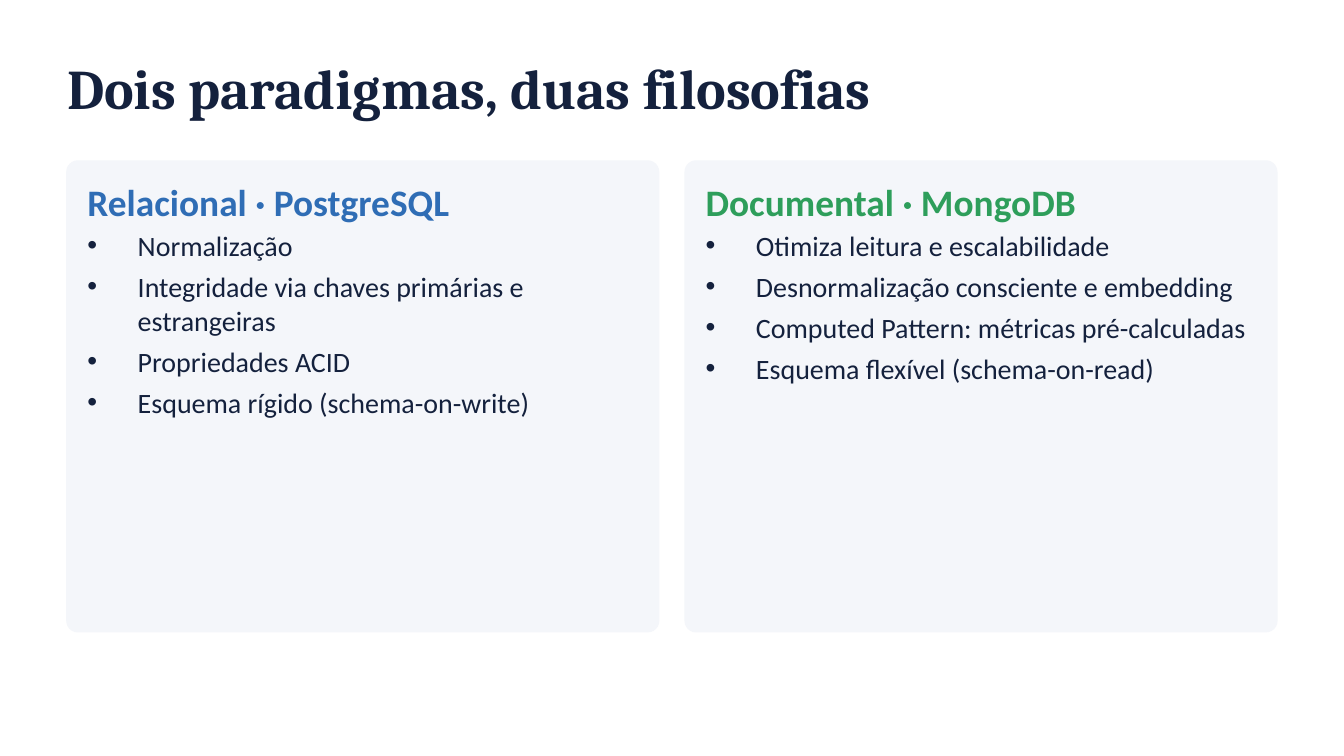
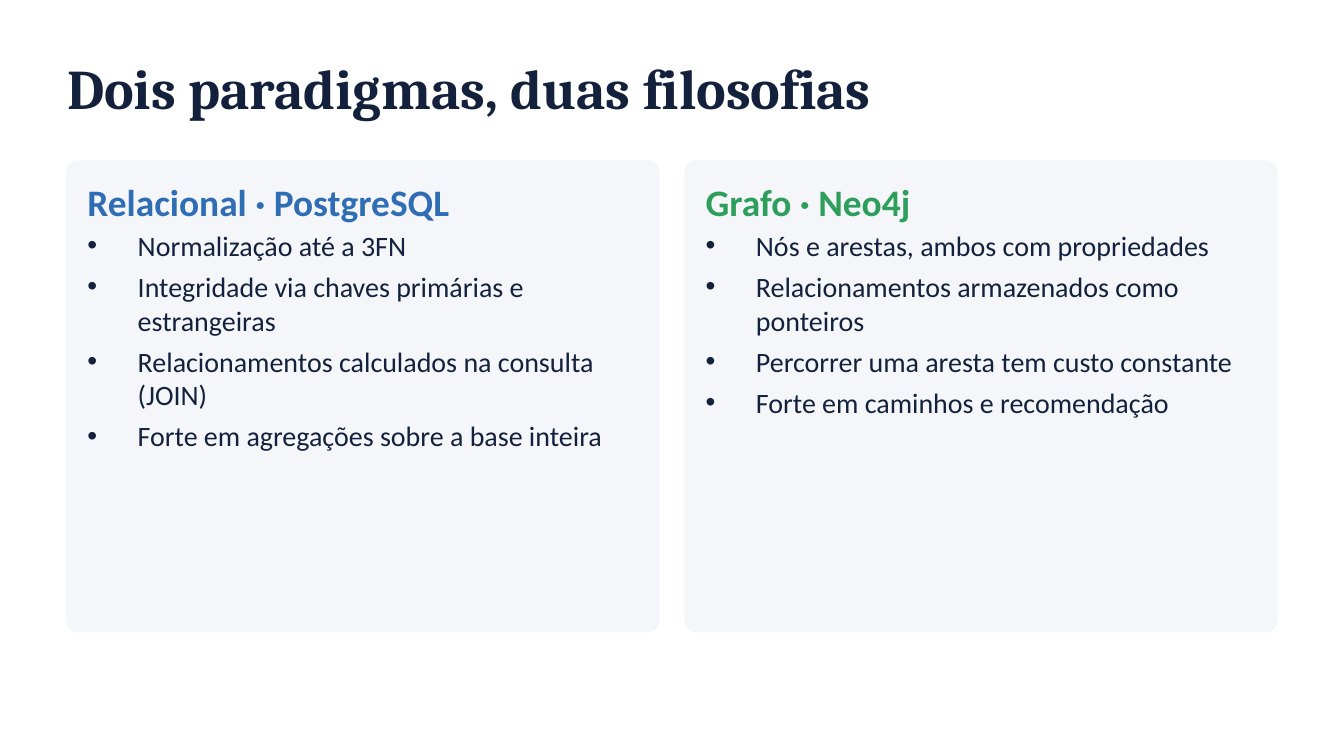
Before and after one commit to FineiasAntonio/BancoDeDados, a slide deck: slide 3 of docs/apresentacao.pptx. Drawn at 1344x756 pixels with LibreOffice and Linux fonts; fonts in the diff are those of the drawing. Boxes give left, top, right and bottom in pixels: in the first picture for what was removed or moved away, otherwise in the second. Text is boxed around its words. In the diff, an @@ line names an element or a change of style, - is before the commit and + after.

```diff
--- a/docs/apresentacao.pptx
+++ b/docs/apresentacao.pptx
@@ text at box(706, 190, 910, 223): text changed @@
-Documental · MongoDB
+Grafo · Neo4j
@@ text at box(138, 236, 406, 261): text changed @@
-• Normalização
+• Normalização até a 3FN
@@ text at box(756, 236, 1232, 418): text changed @@
-• Otimiza leitura e escalabilidade
-• Desnormalização consciente e embedding
-• Computed Pattern: métricas pré-calculadas
-• Esquema flexível (schema-on-read)
+• Nós e arestas, ambos com propriedades
+• Relacionamentos armazenados como ponteiros
+• Percorrer uma aresta tem custo constante
+• Forte em caminhos e recomendação
@@ text at box(138, 352, 602, 451): text changed @@
-• Propriedades ACID
-• Esquema rígido (schema-on-write)
+• Relacionamentos calculados na consulta (JOIN)
+• Forte em agregações sobre a base inteira
```
Also in this commit, not shown: 4 other slides changed, 8 slides added, 5 slides removed.
